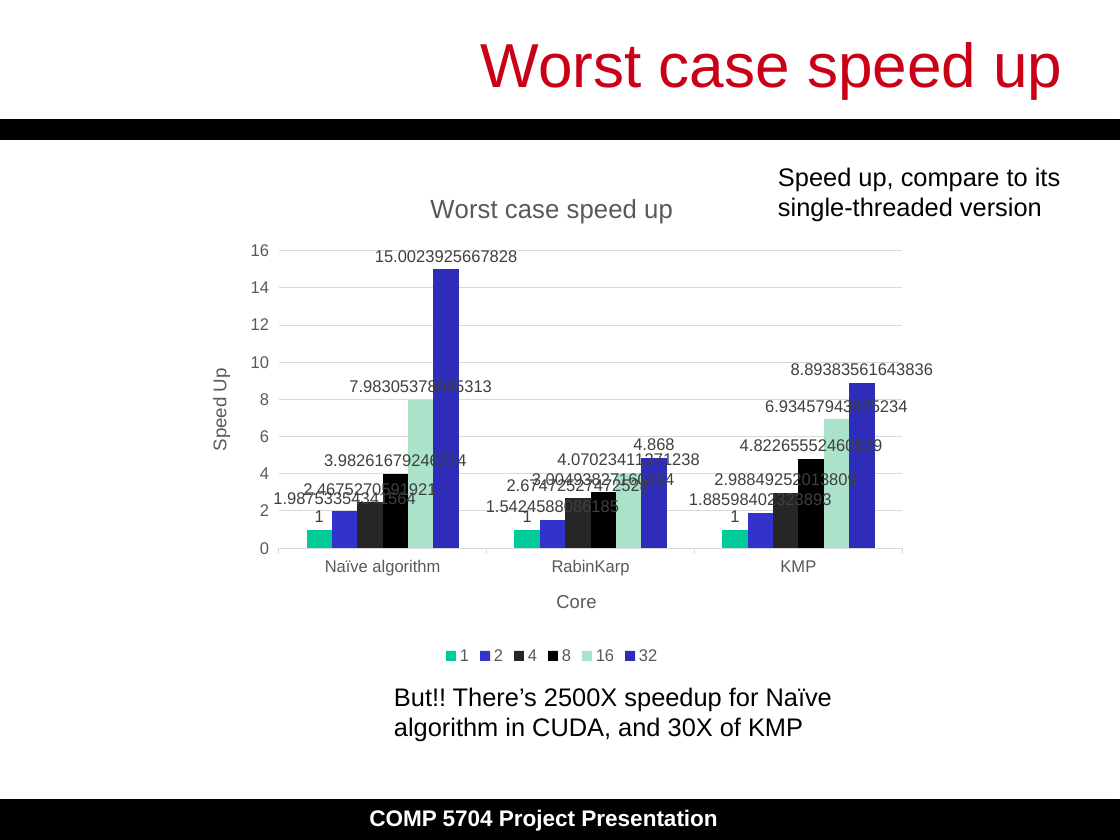
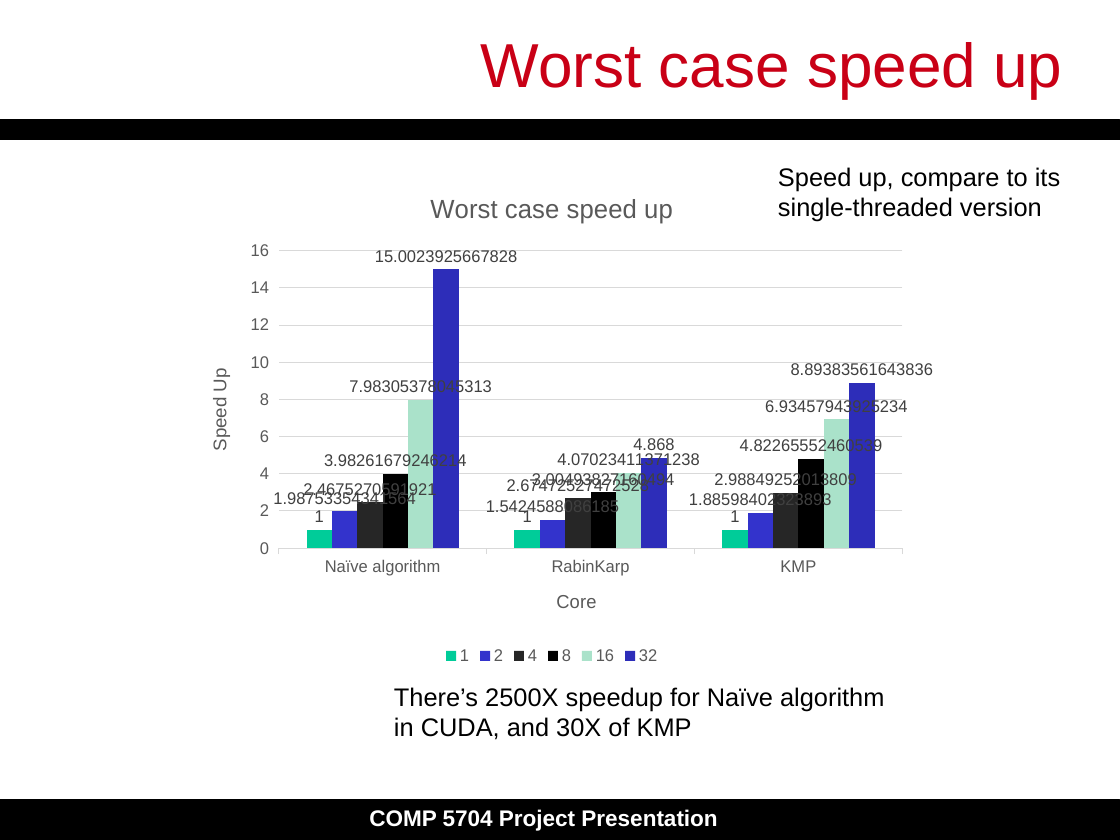
Before and after one commit to dengyull/COMP5704-project, a slide deck: slide 27 of Final_Presentation.pptx (slide 21 before the commit). Drawn at 1120x840 pixels with LibreOffice and Linux fonts; fonts in the diff are those of the drawing. Boxes give left, top, right and bottom in pixels: in the first picture for what was removed or moved away, otherwise in the second. Text is boxed around its words. In the diff, an @@ line names an element or a change of style, - is before the commit and + after.

```diff
--- a/Final_Presentation.pptx
+++ b/Final_Presentation.pptx
@@ text at (394,687,884,740): text changed @@
-But!! There’s 2500X speedup for Naïve algorithm in CUDA, and 30X of KMP
+There’s 2500X speedup for Naïve algorithm in CUDA, and 30X of KMP
```
Also in this commit, not shown: 3 other slides changed, 6 slides added, 17 other files.
